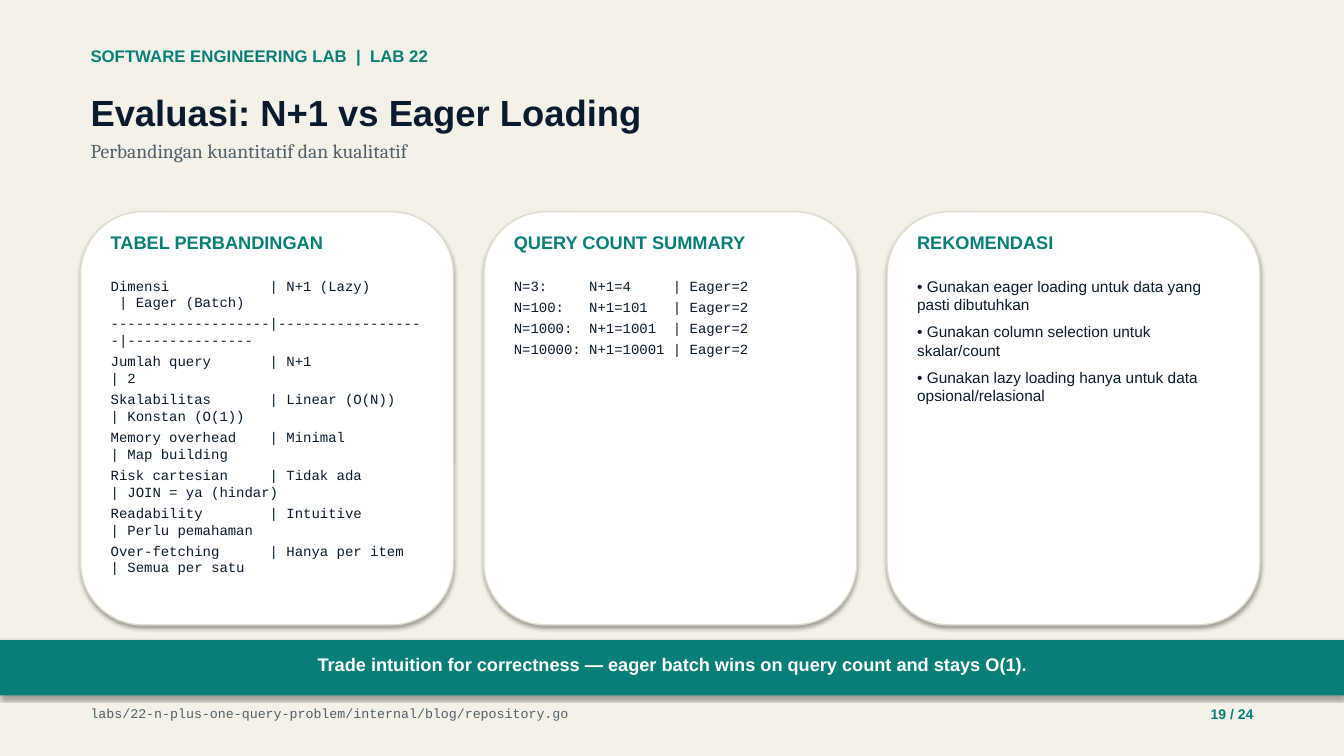
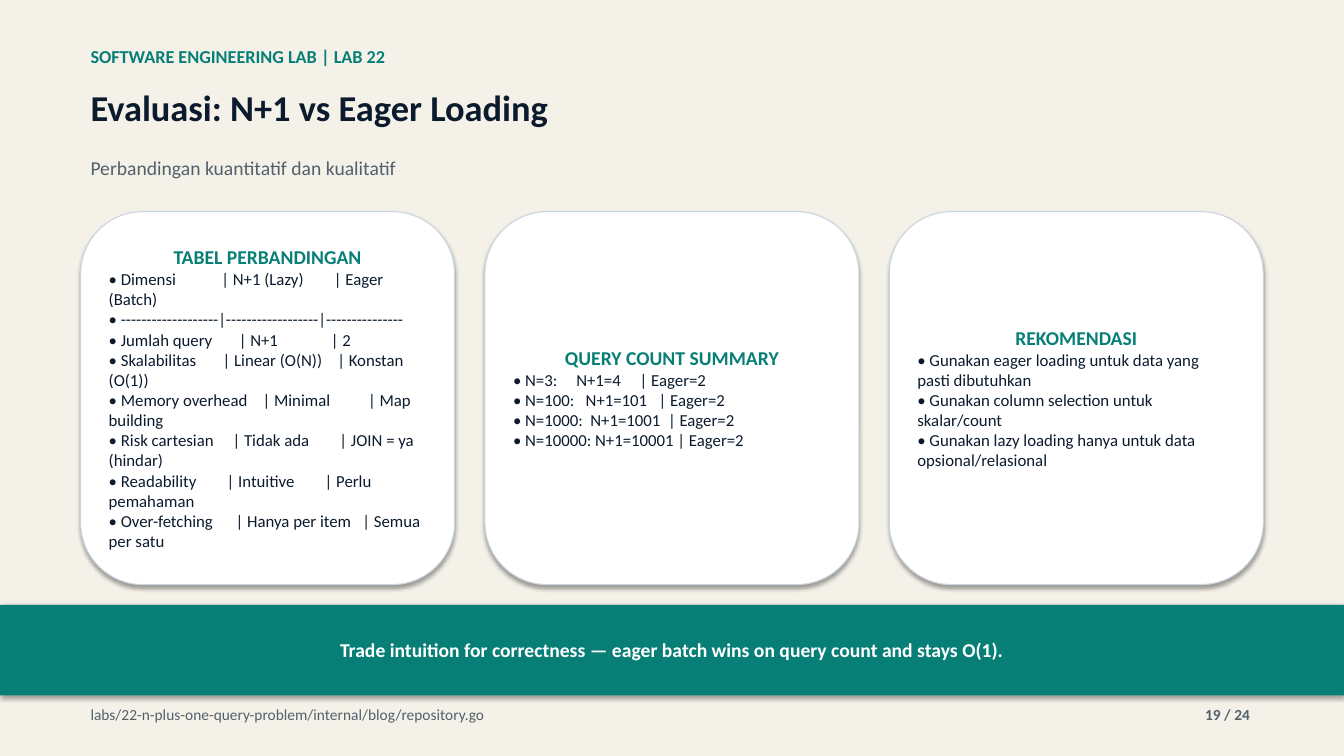
Before and after one commit to lukman-ss/software-engineering-lab, a slide deck: slide 19 of labs/22-n-plus-one-query-problem/result/linkedin/lab-22-n-plus-one-query-problem-carousel.pptx. Drawn at 1344x756 pixels with LibreOffice and Linux fonts; fonts in the diff are those of the drawing. Boxes give left, top, right and bottom in pixels: in the first picture for what was removed or moved away, otherwise in the second. Text is boxed around its words. In the diff, an @@ line names an element or a change of style, - is before the commit and + after.

Commit message:
feat(22-n-plus-one-query-problem): save and integrate content_def.py publication builder

```diff
--- a/labs/22-n-plus-one-query-problem/result/linkedin/lab-22-n-plus-one-query-problem-carousel.pptx
+++ b/labs/22-n-plus-one-query-problem/result/linkedin/lab-22-n-plus-one-query-problem-carousel.pptx
@@ text "SOFTWARE ENGINEERING LAB | LAB ..." at bbox=[91, 51, 385, 63]: size 12 to 13 pt, font Arial to Calibri @@
@@ text "Evaluasi: N+1 vs Eager Loading" at bbox=[91, 95, 548, 127]: font Arial to Calibri @@
@@ text at bbox=[91, 144, 407, 162]: paragraph removed @@
-Perbandingan kuantitatif dan kualitatif
@@ text added at bbox=[91, 161, 396, 179], 14 pt, text #52606B @@
+Perbandingan kuantitatif dan kualitatif
@@ rounded rectangle "TABEL PERBANDINGAN": place and size @@
-rounded rectangle "TABEL PERBANDINGAN" at bbox=[111, 281, 404, 559]
+rounded rectangle "TABEL PERBANDINGAN" at bbox=[81, 212, 455, 585]
@@ rounded rectangle removed at bbox=[81, 212, 454, 625] @@
@@ text removed at bbox=[111, 236, 323, 249] @@
-TABEL PERBANDINGAN
@@ rounded rectangle removed at bbox=[484, 212, 857, 625] @@
@@ vertical alignment top to middle; fill none to #FFFFFF; outline none to #CBD5E1 0.75 pt; shadow on in 3 elements at bbox=[889, 212, 1263, 585], bbox=[81, 212, 455, 585], bbox=[485, 212, 859, 585] @@
@@ rounded rectangle "QUERY COUNT SUMMARY": place and size @@
-rounded rectangle "QUERY COUNT SUMMARY" at bbox=[514, 281, 749, 357]
+rounded rectangle "QUERY COUNT SUMMARY" at bbox=[485, 212, 859, 585]
@@ text removed at bbox=[514, 236, 745, 253] @@
-QUERY COUNT SUMMARY
@@ rounded rectangle removed at bbox=[887, 212, 1260, 625] @@
@@ rounded rectangle "REKOMENDASI": place and size @@
-rounded rectangle "REKOMENDASI" at bbox=[917, 281, 1201, 405]
+rounded rectangle "REKOMENDASI" at bbox=[889, 212, 1263, 585]
@@ text removed at bbox=[917, 236, 1053, 249] @@
-REKOMENDASI
@@ text in rounded rectangle at bbox=[109, 251, 420, 550]: text changed; size 10 to 12 pt; font Courier New to Calibri @@
-Dimensi | N+1 (Lazy) | Eager (Batch)
--------------------|------------------|---------------
-Jumlah query | N+1 | 2
-Skalabilitas | Linear (O(N)) | Konstan (O(1))
-Memory overhead | Minimal | Map building
-Risk cartesian | Tidak ada | JOIN = ya (hindar)
-Readability | Intuitive | Perlu pemahaman
-Over-fetching | Hanya per item | Semua per satu
+TABEL PERBANDINGAN
+• Dimensi | N+1 (Lazy) | Eager (Batch)
+• -------------------|------------------|---------------
+• Jumlah query | N+1 | 2
+• Skalabilitas | Linear (O(N)) | Konstan (O(1))
+• Memory overhead | Minimal | Map building
+• Risk cartesian | Tidak ada | JOIN = ya (hindar)
+• Readability | Intuitive | Perlu pemahaman
+• Over-fetching | Hanya per item | Semua per satu
@@ text in rounded rectangle at bbox=[525, 352, 779, 449]: text changed; size 10 to 12 pt; font Courier New to Calibri @@
-N=3: N+1=4 | Eager=2
-N=100: N+1=101 | Eager=2
-N=1000: N+1=1001 | Eager=2
-N=10000: N+1=10001 | Eager=2
+QUERY COUNT SUMMARY
+• N=3: N+1=4 | Eager=2
+• N=100: N+1=101 | Eager=2
+• N=1000: N+1=1001 | Eager=2
+• N=10000: N+1=10001 | Eager=2
@@ text in rounded rectangle at bbox=[917, 354, 1199, 469]: size 11 to 12 pt, font Arial to Calibri; less space between paragraphs @@
@@ text in rounded rectangle at bbox=[1015, 332, 1137, 345]: paragraph added @@
+REKOMENDASI
@@ rectangle "Trade intuition for correctness — ...": place and size @@
-rectangle "Trade intuition for correctness — ..." at bbox=[318, 657, 1026, 675]
+rectangle "Trade intuition for correctness — ..." at bbox=[0, 605, 1344, 696]
@@ rectangle "Trade intuition for correctness — ..." at bbox=[0, 605, 1344, 696]: size 13 to 14 pt, font Arial to Calibri; vertical alignment top to middle; fill none to #087F76; shadow on @@
@@ rectangle removed at bbox=[0, 640, 1344, 696] @@
@@ text "labs/22-n-plus-one-query-problem/internal/blog/repository.go" at bbox=[91, 709, 485, 723]: size 9.5 to 11 pt, font Courier New to Calibri @@
@@ text "19 / 24" at bbox=[1205, 710, 1250, 720]: size 10 to 11 pt, font Arial to Calibri, text colour #087F76 to #52606B @@
```
Also in this commit, not shown: 23 other slides changed, 4 other files.
